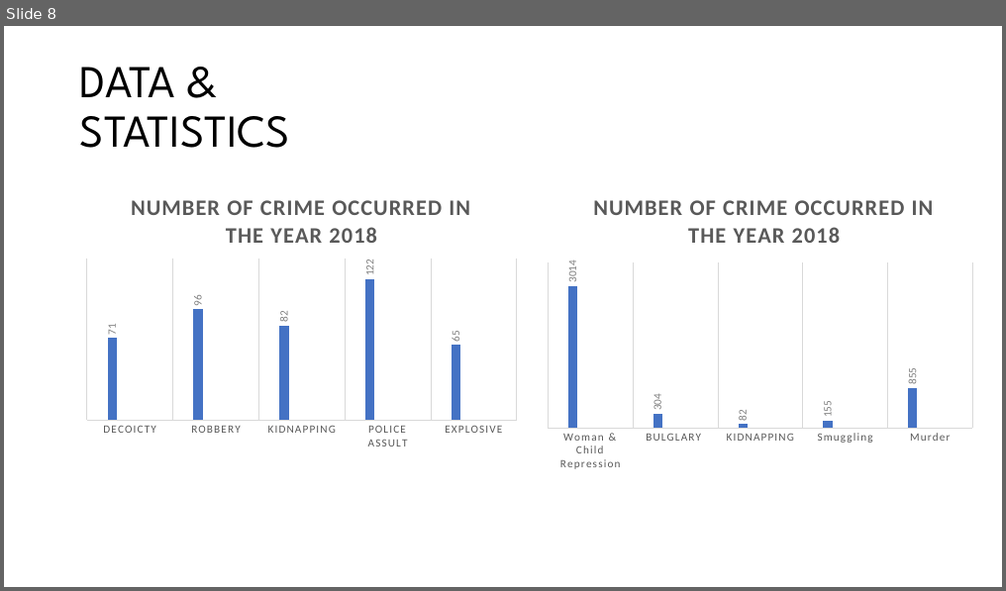
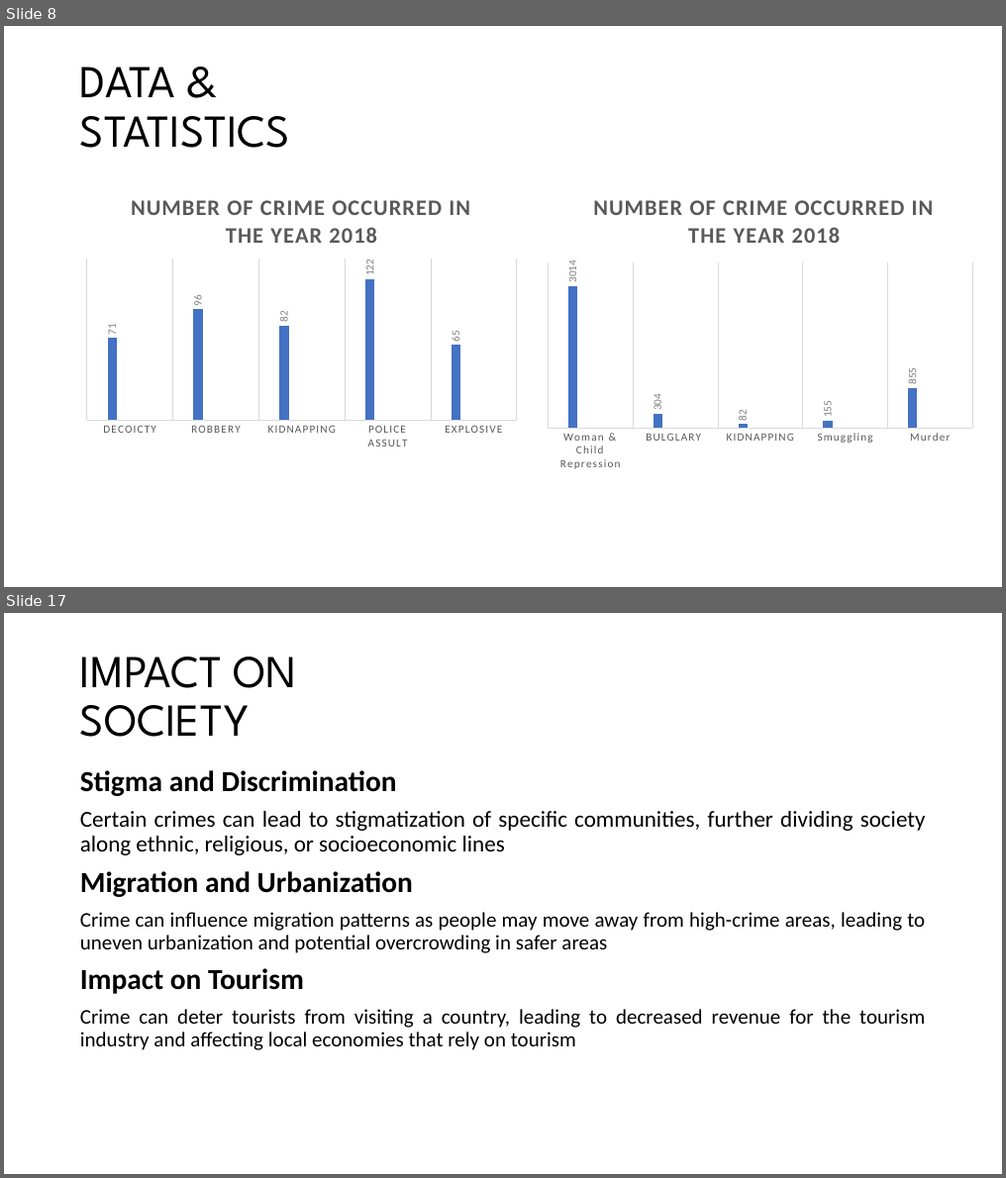
Before and after one commit to Tishat2247019/SUMMER-22-23, a slide deck: BGS/FINAL PRESENTATION/CRIME IN DHAKA CITY.pptx. Shown one above the other, each under a label of ours: slide 8 before the commit, slides 8 and 17 after it; the slides between them are not shown. The pictures are 1006x591 and 1006x1178 pixels, drawn with LibreOffice and Linux fonts; fonts in the diff are those of the drawing. Boxes give left, top, right and bottom in pixels: in the first picture for what was removed or moved away, otherwise in the second. Text is boxed around its words. In the diff, an @@ line names an element or a change of style, - is before the commit and + after.

Commit message:
added causes & impact on society slides

```diff
--- a/BGS/FINAL PRESENTATION/CRIME IN DHAKA CITY.pptx
+++ b/BGS/FINAL PRESENTATION/CRIME IN DHAKA CITY.pptx
@@ slide 17 added at (4, 613, 1002, 1174), background #FFFFFF @@
@@ title added at (80, 657, 297, 737), 44 pt, text #000000 @@
+IMPACT ON SOCIETY
@@ text added at (80, 770, 926, 1051), 20 pt, text #000000 @@
+Stigma and Discrimination
+Certain crimes can lead to stigmatization of specific communities, further dividing society along ethnic, religious, or socioeconomic lines
+Migration and Urbanization
+Crime can influence migration patterns as people may move away from high-crime areas, leading to uneven urbanization and potential overcrowding in safer areas
+Impact on Tourism
+Crime can deter tourists from visiting a country, leading to decreased revenue for the tourism industry and affecting local economies that rely on tourism
```
Also in this commit, not shown: 8 other slides added.
